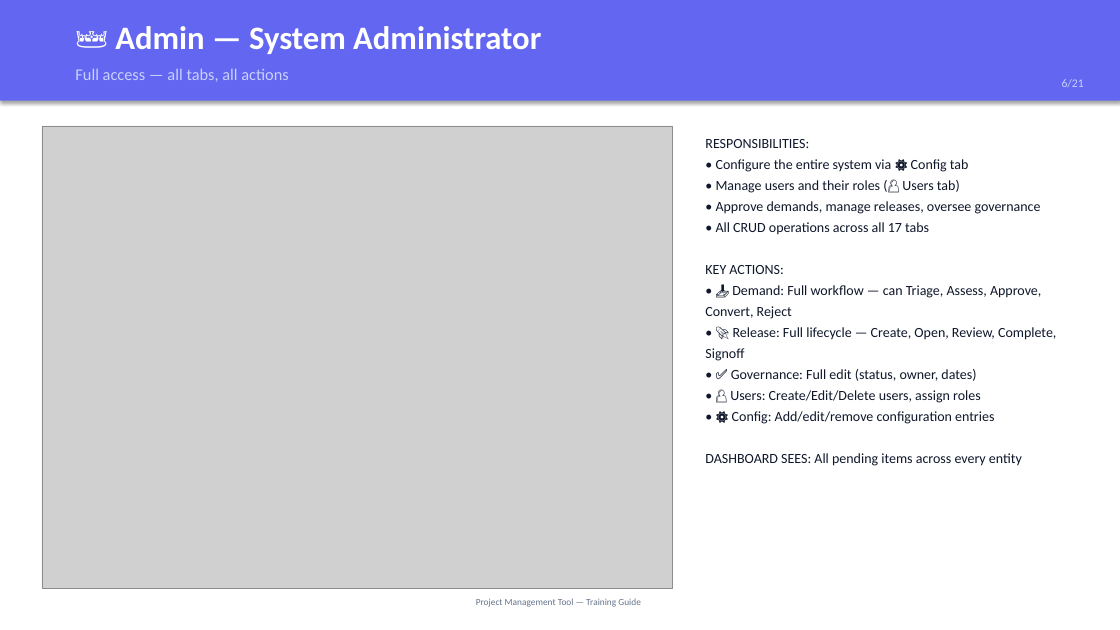
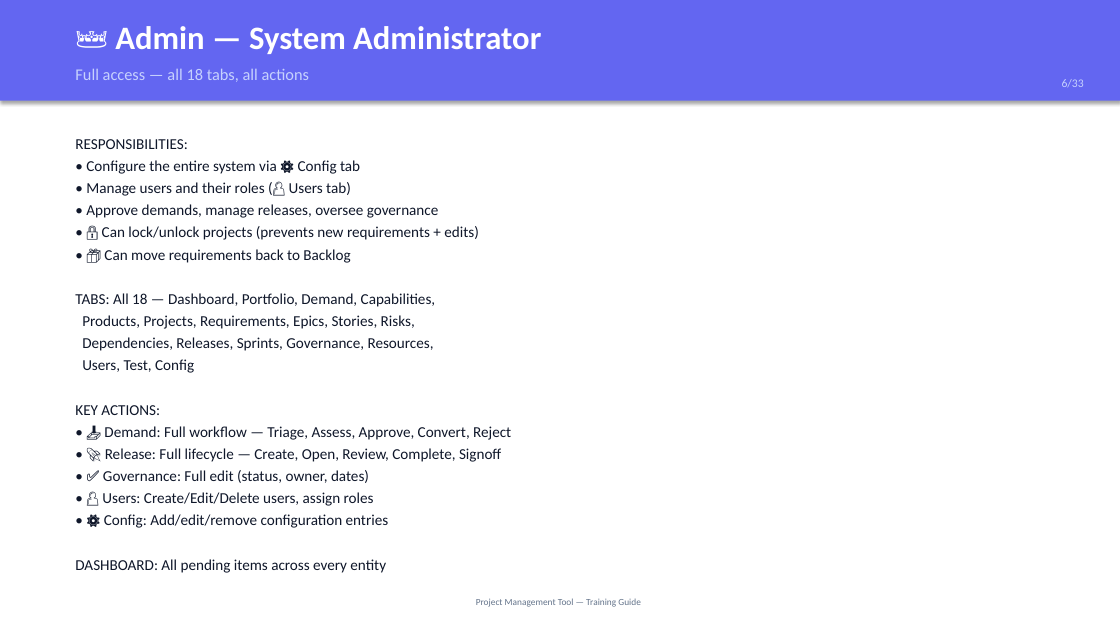
Before and after one commit to lusheng1123/project-management-tool-codeapp, a slide deck: slide 6 of Training-PM-Tool.pptx. Drawn at 1120x630 pixels with LibreOffice and Linux fonts; fonts in the diff are those of the drawing; grey boxes stand for pictures. Boxes give left, top, right and bottom in pixels: in the first picture for what was removed or moved away, otherwise in the second. Text is boxed around its words. In the diff, an @@ line names an element or a change of style, - is before the commit and + after.

Commit message:
feat: regenerate training PPT (33 slides)
Comprehensive training deck covering:
- Role matrix (8 roles × 18 tabs)
- 8 role deep-dives (permissions, restrictions)
- 17 page/functionality walkthroughs
- Project lock & requirement unlink feature
- Getting started quick reference
- All text-based (no screenshots)

```diff
--- a/Training-PM-Tool.pptx
+++ b/Training-PM-Tool.pptx
@@ text at (75, 69, 309, 82): text changed @@
-Full access — all tabs, all actions
+Full access — all 18 tabs, all actions
@@ picture removed at (42, 126, 672, 588) @@
@@ text at (75, 139, 511, 573): text changed; size 12 to 13 pt @@
-RESPONSIBILITIES:
-• Configure the entire system via ⚙️ Config tab
-• Manage users and their roles (👤 Users tab)
-• Approve demands, manage releases, oversee governance
-• All CRUD operations across all 17 tabs
-KEY ACTIONS:
-• 📥 Demand: Full workflow — can Triage, Assess, Approve, Convert, Reject
-• 🚀 Release: Full lifecycle — Create, Open, Review, Complete, Signoff
-• ✅ Governance: Full edit (status, owner, dates)
-• 👤 Users: Create/Edit/Delete users, assign roles
-• ⚙️ Config: Add/edit/remove configuration entries
-DASHBOARD SEES: All pending items across every entity
+RESPONSIBILITIES:
+• Configure the entire system via ⚙️ Config tab
+• Manage users and their roles (👤 Users tab)
+• Approve demands, manage releases, oversee governance
+• 🔒 Can lock/unlock projects (prevents new requirements + edits)
+• 📦 Can move requirements back to Backlog
+TABS: All 18 — Dashboard, Portfolio, Demand, Capabilities,
+Products, Projects, Requirements, Epics, Stories, Risks,
+Dependencies, Releases, Sprints, Governance, Resources,
+Users, Test, Config
+KEY ACTIONS:
+• 📥 Demand: Full workflow — Triage, Assess, Approve, Convert, Reject
+• 🚀 Release: Full lifecycle — Create, Open, Review, Complete, Signoff
+• ✅ Governance: Full edit (status, owner, dates)
+• 👤 Users: Create/Edit/Delete users, assign roles
+• ⚙️ Config: Add/edit/remove configuration entries
+DASHBOARD: All pending items across every entity
```
Also in this commit, not shown: 19 other slides changed, 13 slides added, 1 slide removed, 1 other file.
